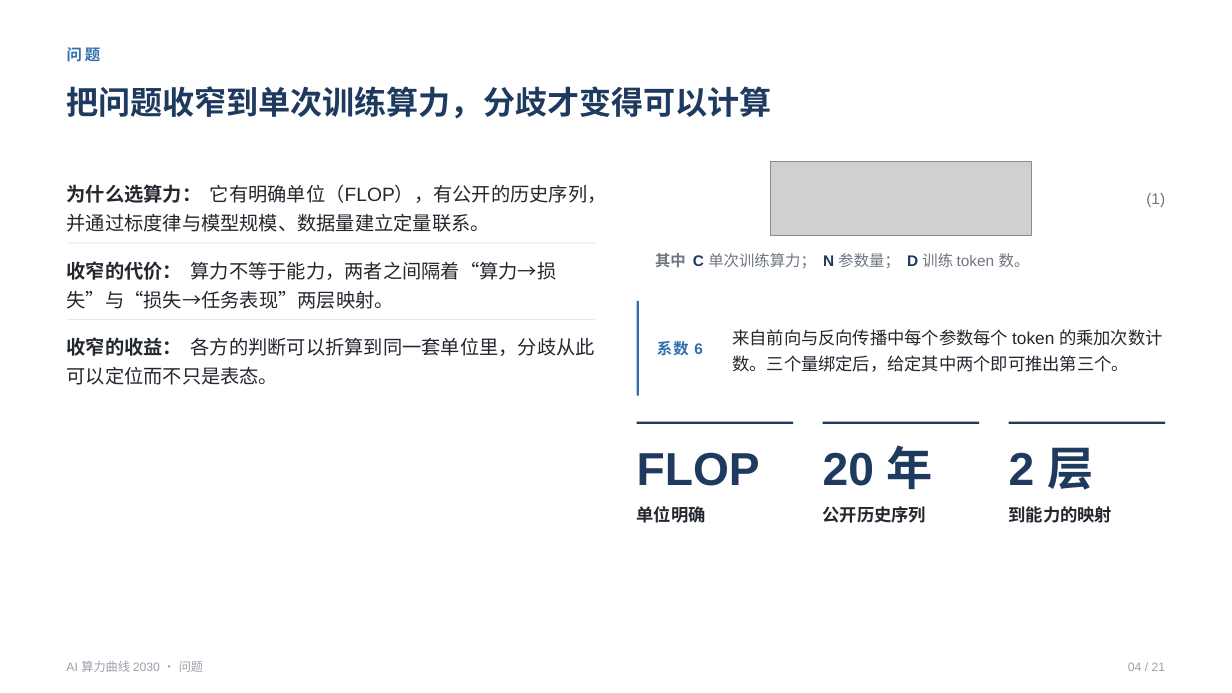
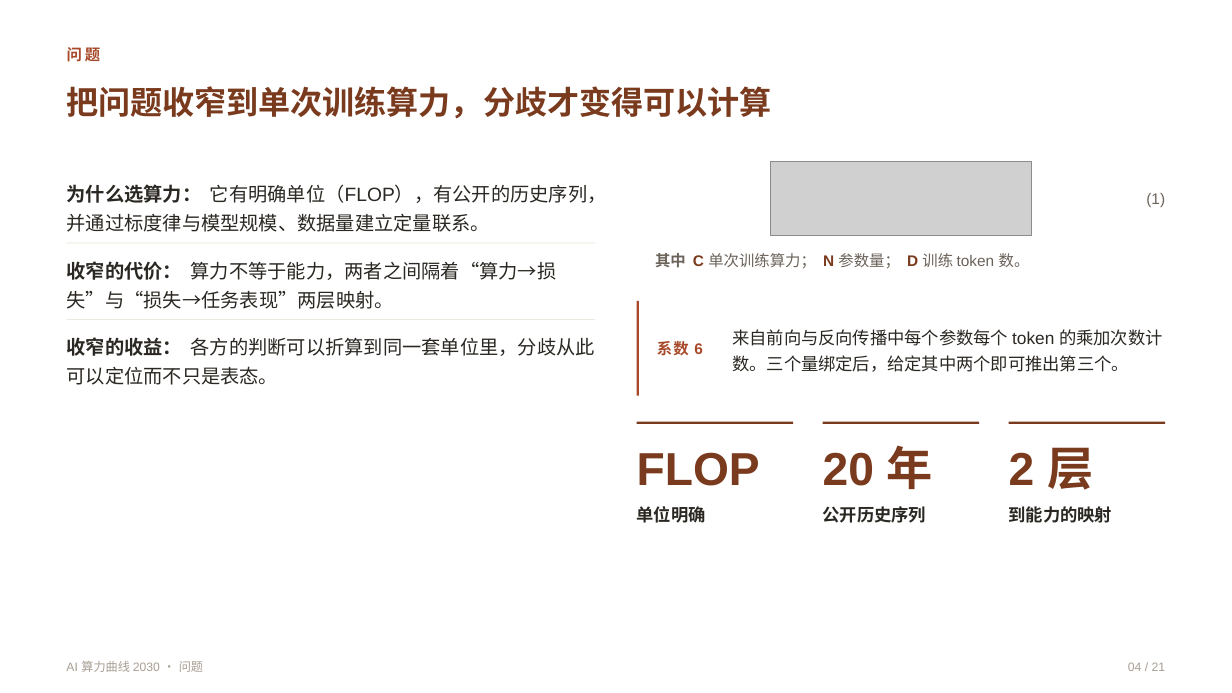
Before and after one commit to qingguang0309/academic-skills, a slide deck: slide 4 of examples/ai-2030-slides/ai2030_talk.pptx. Drawn at 1232x693 pixels with LibreOffice and Linux fonts; fonts in the diff are those of the drawing; grey boxes stand for pictures. Boxes give left, top, right and bottom in pixels: in the first picture for what was removed or moved away, otherwise in the second. Text is boxed around its words. In the diff, an @@ line names an element or a change of style, - is before the commit and + after.

```diff
--- a/examples/ai-2030-slides/ai2030_talk.pptx
+++ b/examples/ai-2030-slides/ai2030_talk.pptx
@@ text "问题" at (x1=67, y1=47, x2=101, y2=62): text colour #2F6FAE to #A8492A @@
@@ text "(1)" at (x1=1146, y1=193, x2=1165, y2=207): text colour #6E7681 to #6B635A @@
@@ text "其中 C 单次训练算力； N 参数量； ..." at (x1=655, y1=253, x2=1030, y2=269): text colour #6E7681 to #6B635A in "其中 单次训练算力； 参数量； 训练 token 数。"; text colour #1F3A5F to #7A3A1D in "C N D" @@
@@ rectangle at (x1=637, y1=301, x2=640, y2=396): fill #2F6FAE to #A8492A @@
@@ text "系数 6" at (x1=657, y1=341, x2=703, y2=356): text colour #2F6FAE to #A8492A @@
@@ text colour #1F3A5F to #7A3A1D in 4 elements at (x1=67, y1=86, x2=772, y2=119), (x1=637, y1=452, x2=760, y2=486), (x1=823, y1=445, x2=933, y2=489), (x1=1009, y1=447, x2=1093, y2=490) @@
@@ fill #1F3A5F to #7A3A1D in 3 elements at (x1=637, y1=421, x2=793, y2=424), (x1=823, y1=421, x2=979, y2=424), (x1=1009, y1=421, x2=1165, y2=424) @@
@@ text "AI 算力曲线 2030 · 问题" at (x1=66, y1=661, x2=203, y2=672): text colour #9AA1AB to #A79E93 @@
@@ text "04 / 21" at (x1=1128, y1=662, x2=1166, y2=671): text colour #9AA1AB to #A79E93 @@
```
Also in this commit, not shown: 20 other slides changed, 18 other files.
